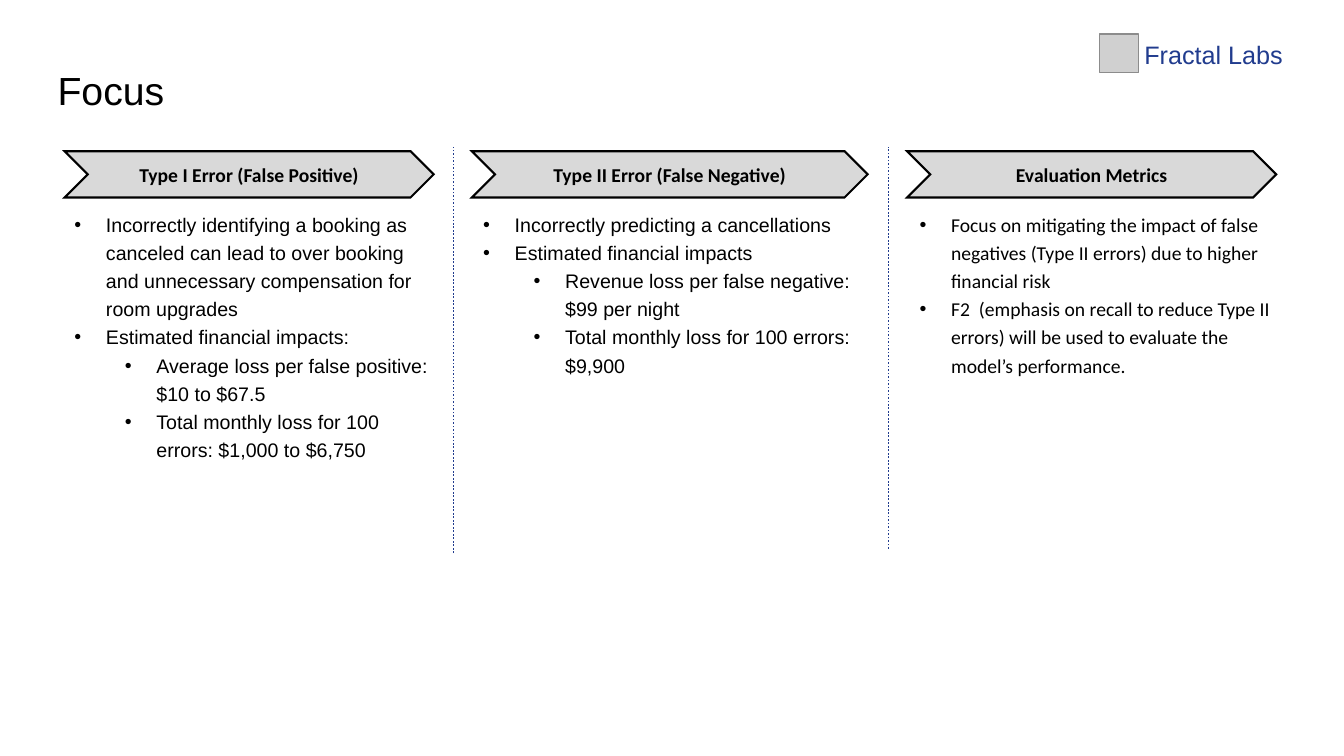
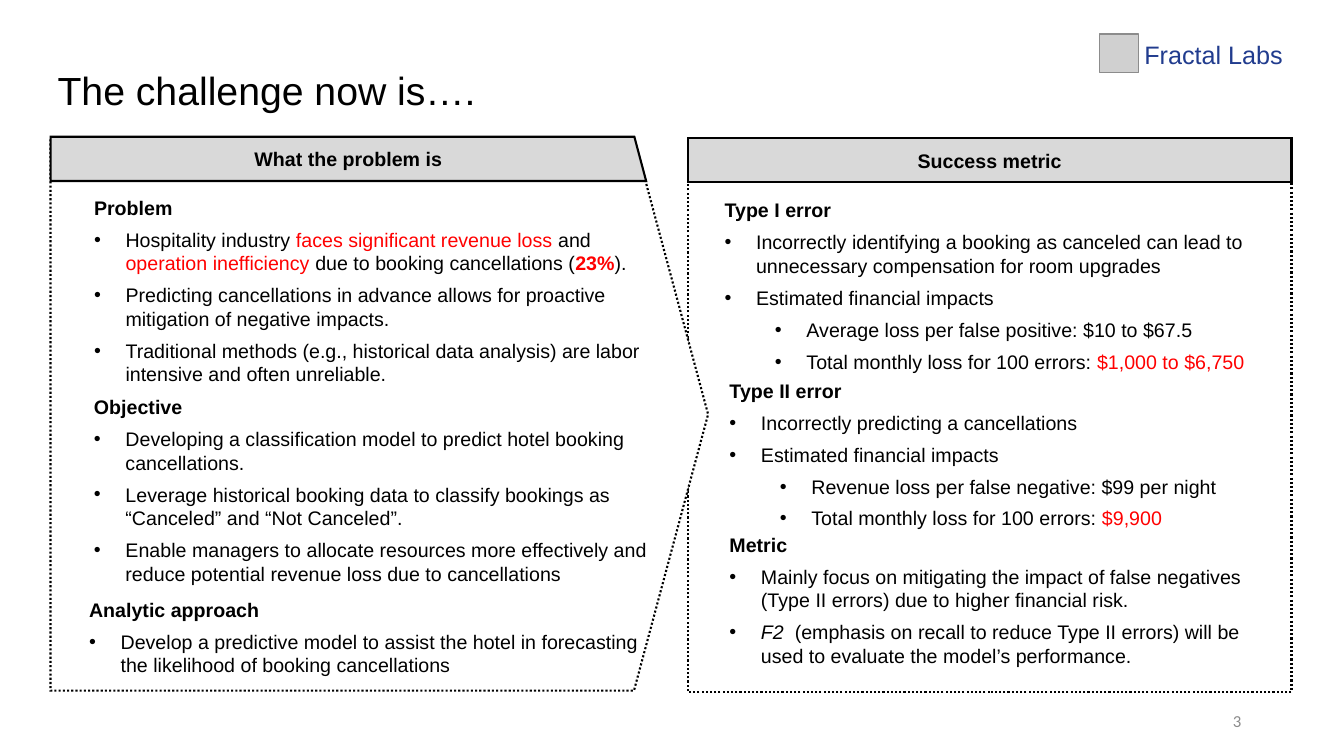
Before and after one commit to LingAdeu/hotel-booking-cancelation-prediction, a slide deck: slide 3 of docs/hotel-cancellation.pptx (slide 5 before the commit). Drawn at 1344x756 pixels with LibreOffice and Linux fonts; fonts in the diff are those of the drawing; grey boxes stand for pictures. Boxes give left, top, right and bottom in pixels: in the first picture for what was removed or moved away, otherwise in the second. Text is boxed around its words. In the diff, an @@ line names an element or a change of style, - is before the commit and + after.

```diff
--- a/docs/hotel-cancellation.pptx
+++ b/docs/hotel-cancellation.pptx
@@ text at (58,76,475,113): text changed @@
-Focus
+The challenge now is….
@@ pentagon arrow added at (50,138,708,691), fill #FFFFFF, outline #000000 1.5 pt dashed @@
@@ freeform shape added at (50,137,646,181), fill #D9D9D9, outline #000000 1.5 pt, 14 pt, text #000000, bold @@
+What the problem is
@@ line removed from (454, 554) to (454, 147) @@
@@ rectangle added at (688,139,1292,692), fill #FFFFFF, outline #000000 1.5 pt dashed @@
@@ rectangle added at (688,138,1292,182), fill #D9D9D9, outline #000000 1.5 pt, 14 pt, text #000000, bold @@
+Success metric
@@ line removed from (889, 549) to (889, 147) @@
@@ chevron removed at (65,151,434,198) @@
-Type I Error (False Positive)
@@ chevron removed at (472,151,868,198) @@
-Type II Error (False Negative)
@@ chevron removed at (907,151,1276,198) @@
-Evaluation Metrics
@@ text added at (94,200,640,382), 14 pt, text #000000 @@
+Problem
+• Hospitality industry faces significant revenue loss and operation inefficiency due to booking cancellations (23%).
+• Predicting cancellations in advance allows for proactive mitigation of negative impacts.
+• Traditional methods (e.g., historical data analysis) are labor intensive and often unreliable.
@@ fill #FFFFFF to none; outline #FFFFFF 1.5 pt to none in 3 elements at (729,382,1217,529), (729,537,1241,667), (725,202,1244,373) @@
@@ text "Type I error": place and size @@
-text "Type I error" at (65,203,434,481)
+text "Type I error" at (725,202,1244,373)
@@ text at (725,202,1242,309): text changed @@
-• Incorrectly identifying a booking as canceled can lead to over booking and unnecessary compensation for room upgrades
-• Estimated financial impacts:
+Type I error
+• Incorrectly identifying a booking as canceled can lead to unnecessary compensation for room upgrades
+• Estimated financial impacts
@@ rectangle added at (66,249,171,577), outline #FFFFFF 1 pt @@
@@ text at (806,322,1244,373): text colour #000000 to #FF0000 in "$1,000 to $6,750"; indent changed; line spacing 1.2 to 1; more space between paragraphs @@
@@ text "Type II error": place and size @@
-text "Type II error" at (474,203,868,481)
+text "Type II error" at (729,382,1217,529)
@@ text at (729,382,842,402): paragraph added @@
+Type II error
@@ text added at (94,399,647,585), 14 pt, text #000000 @@
+Objective
+• Developing a classification model to predict hotel booking cancellations.
+• Leverage historical booking data to classify bookings as “Canceled” and “Not Canceled”.
+• Enable managers to allocate resources more effectively and reduce potential revenue loss due to cancellations
@@ text at (761,415,1217,529): text colour #000000 to #FF0000 in "$9,900"; indent changed; line spacing 1.2 to 1; more space between paragraphs @@
@@ text "Metric": place and size @@
-text "Metric" at (909,203,1278,439)
+text "Metric" at (729,537,1241,667)
@@ text at (729,537,1241,611): text changed; font Calibri to Arial @@
-• Focus on mitigating the impact of false negatives (Type II errors) due to higher financial risk
+Metric
+• Mainly focus on mitigating the impact of false negatives (Type II errors) due to higher financial risk.
@@ text added at (89,602,638,676), 14 pt, text #000000 @@
+Analytic approach
+• Develop a predictive model to assist the hotel in forecasting the likelihood of booking cancellations
@@ text at (761,624,1240,667): font Calibri to Arial in "F2 (emphasis on recall to reduce Type ..."; italic on in "F2"; indent changed; line spacing 1.2 to 1; more space between paragraphs @@
@@ page number added at (1233,716,1241,727), 12 pt, text #8C8C8C @@
+3
```
Also in this commit, not shown: 12 other slides changed, 4 slides added, 6 slides removed, 3 other files.
